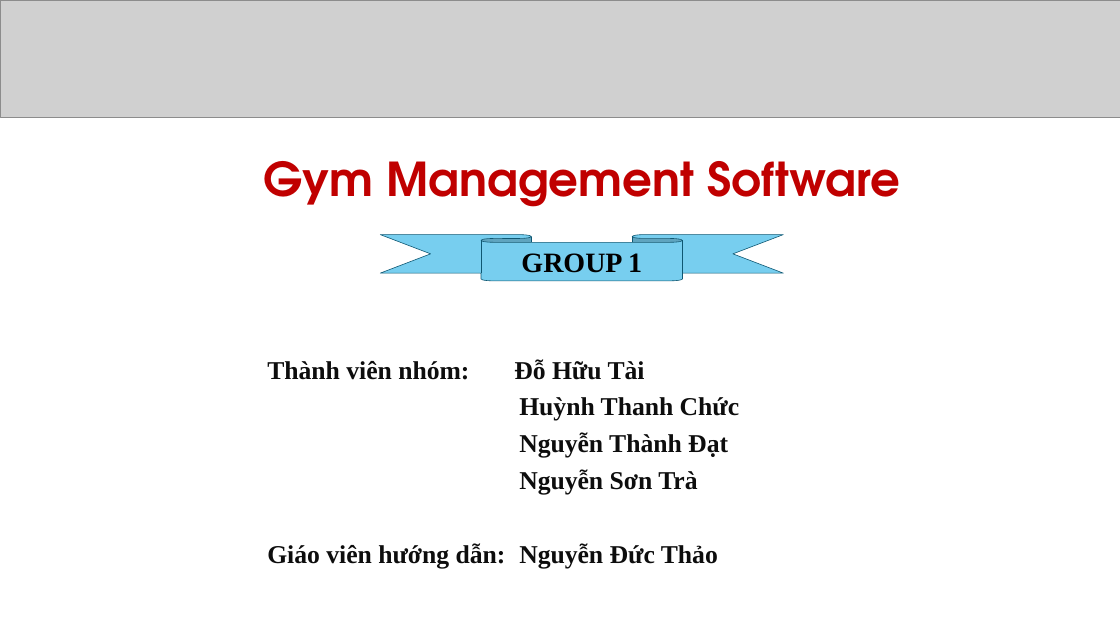
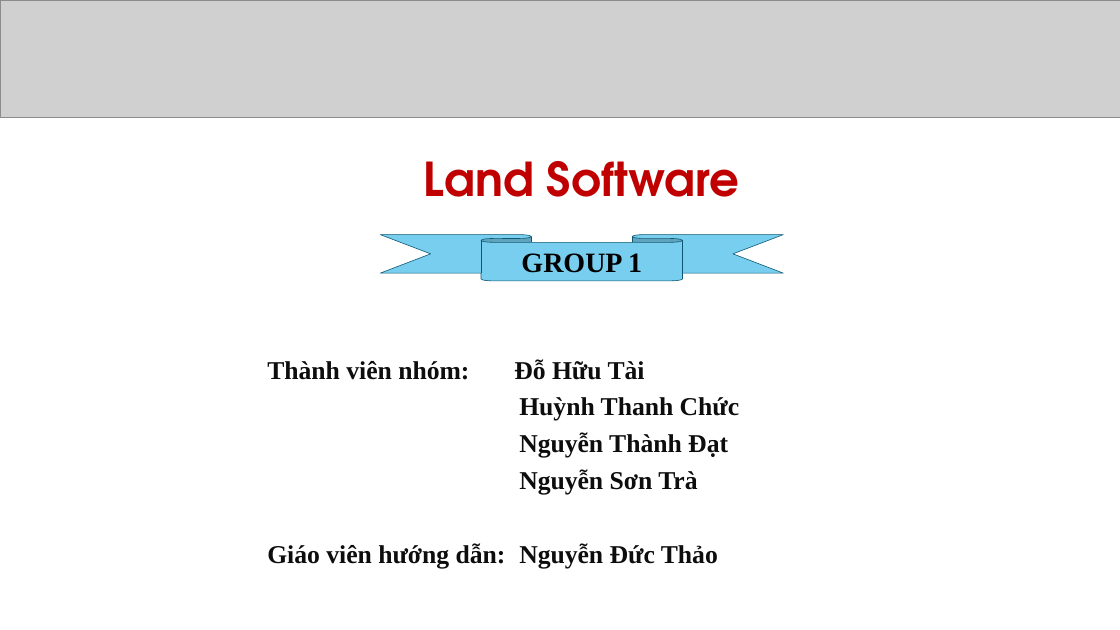
Before and after one commit to tompetrel/LandSoft, a slide deck: slide 1 of Document/LandSoft.pptx. Drawn at 1120x630 pixels with LibreOffice and Linux fonts; fonts in the diff are those of the drawing; grey boxes stand for pictures. Boxes give left, top, right and bottom in pixels: in the first picture for what was removed or moved away, otherwise in the second. Text is boxed around its words. In the diff, an @@ line names an element or a change of style, - is before the commit and + after.

```diff
--- a/Document/LandSoft.pptx
+++ b/Document/LandSoft.pptx
@@ text at bbox=[424, 161, 740, 197]: text changed @@
-Gym Management Software
+Land Software
```
Also in this commit, not shown: 2 other slides changed, 4 other files.
